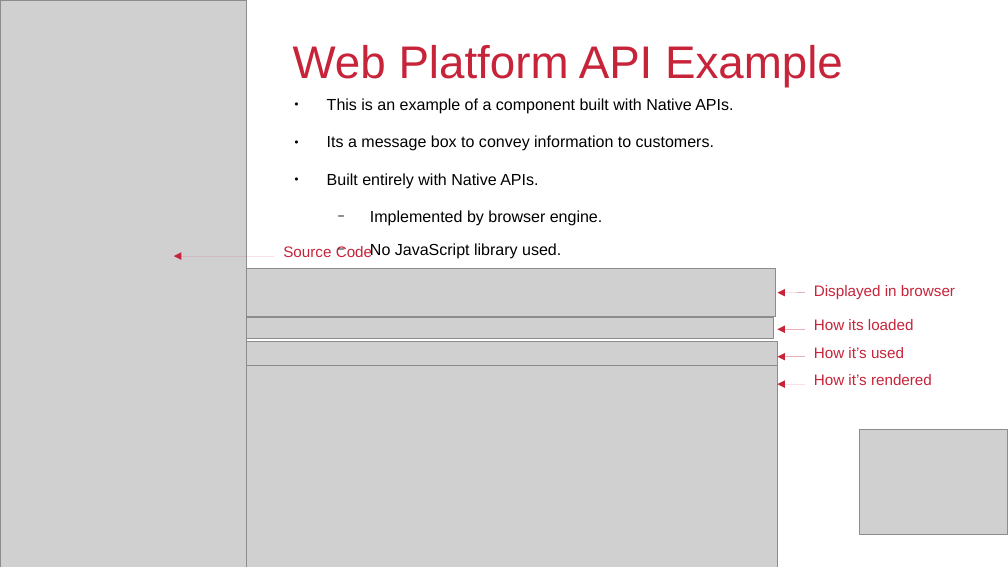
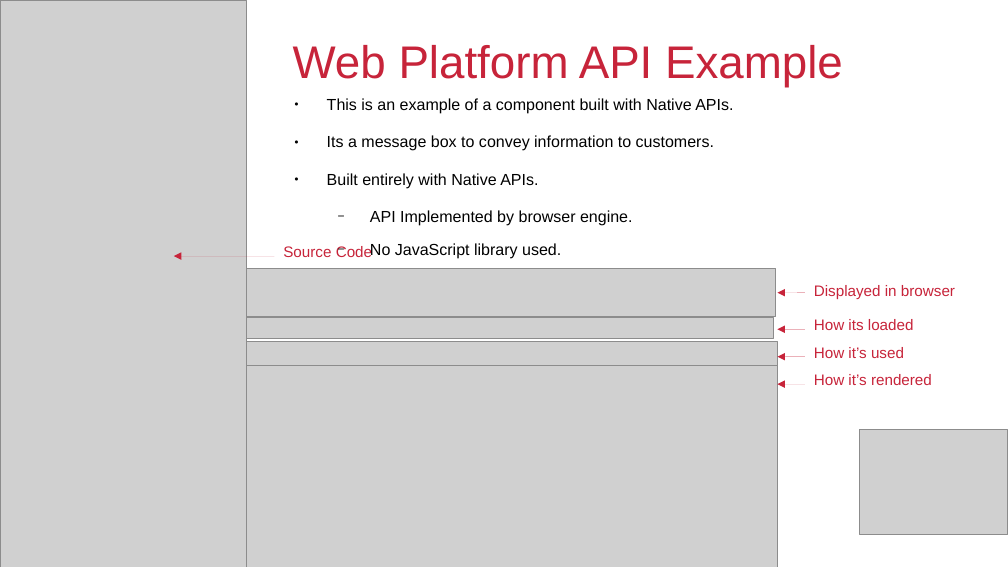
Before and after one commit to QuiWorks/wc-presentation, a slide deck: slide 5 of wc-pp-presentation.odp. Drawn at 1008x567 pixels with LibreOffice and Linux fonts; fonts in the diff are those of the drawing; grey boxes stand for pictures; background and template pictures are left out. Boxes give left, top, right and bottom in pixels: in the first picture for what was removed or moved away, otherwise in the second. Text is boxed around its words. In the diff, an @@ line names an element or a change of style, - is before the commit and + after.

```diff
--- a/wc-pp-presentation.odp
+++ b/wc-pp-presentation.odp
@@ text at <box>370,210,633,226</box>: text changed @@
-  − Implemented by browser engine.
+  − API Implemented by browser engine.
```
Also in this commit, not shown: 5 other slides changed, 1 slide added.
